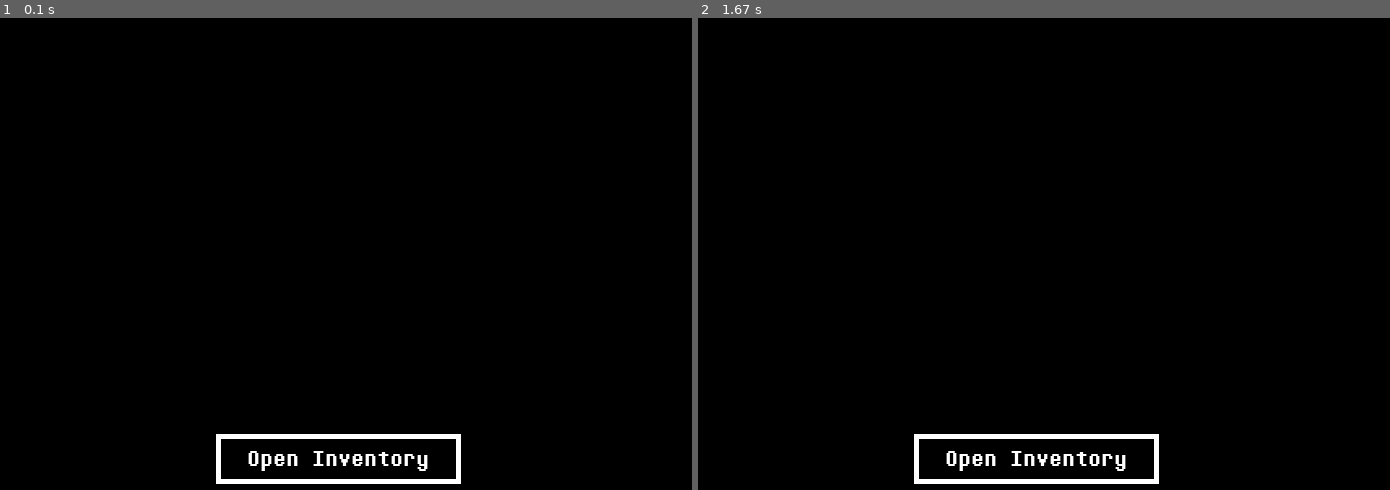
Above: before the commit, frames 1-2 (left to right).
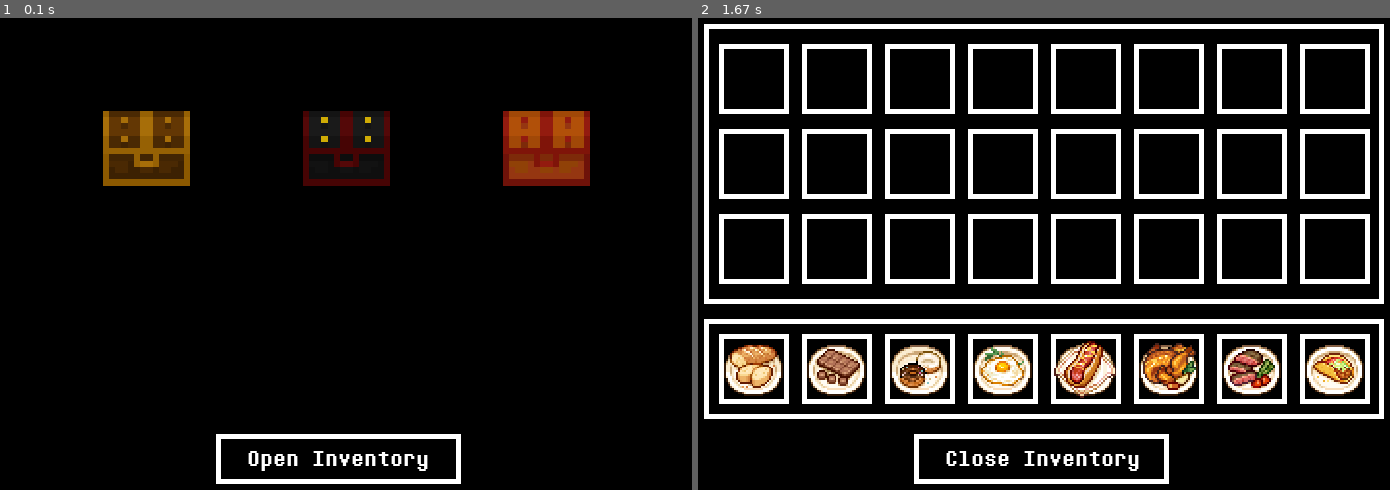
Above: after the commit, the same moments.

Repository: CoffeeBeansama/Pygame-Drag-and-Drop-Inventory
Game: pygame game, started from main.py
The game is run twice, just before and just after one commit, with the same random seed, the same clock (stepped at 60 frames per second) and the same inputs.
Inputs (mouse positions are in pixels of both pictures, inside the frame that each line leads up to):
- Up to frame 1 (0.1 s): no input
- Up to frame 2 (1.67 s): press the mouse at (843, 154) at 0.37 s; move the mouse to (926, 136) at 0.47 s; release the mouse at (1016, 117) at 0.6 s

The runs differ from the first frame. In frame 1, 5.1% of the frame differs, in the area x 14-86%, y 19-36%; in frame 2, 25%, in the area x 0-100%, y 1-99%.

Commit message:
added multiple chests

Diff:
--- a/inventory.py
+++ b/inventory.py
@@ -13,6 +13,49 @@
         self.itemData = data
         self.itemSprite = None
 
+class ChestInventory:
+    def __init__(self):
+        self.screen = pg.display.get_surface()
+        # Sprites
+        self.items = getImageNamesInFolder(spritepath)
+        self.imageSprites = {}
+        spriteSize = (62,62)
+        for item in self.items:
+            self.imageSprites[item] = loadSprite(f"{spritepath}{item}.png",spriteSize)
+
+        # Item Slots
+        self.xPos,self.yPos = 10,20
+        self.width,self.height = 680,280
+
+        self.itemSlots = []
+        self.maxSlots = 32
+
+        self.slotXStart = 25
+
+        rows,columns = 3,8
+        yPos = 40
+
+        self.slotSize = 70
+        self.slotXOffset = 83
+
+        for i in range(rows):
+            for j in range(columns):
+                xPos = self.slotXStart + (j * self.slotXOffset)
+                self.itemSlots.append(InventorySlot((xPos,yPos),None))
+            yPos += 85
+
+    def handleRendering(self):
+        background = drawBox(self.screen,self.xPos,self.yPos,
+                             self.width,self.height)
+
+        for slot in self.itemSlots:
+            slot.background = drawBox(self.screen,slot.pos[0],slot.pos[1],self.slotSize,self.slotSize)
+            if slot.itemData:
+               slot.itemSprite = self.screen.blit(self.imageSprites[slot.itemData],(slot.pos[0]+3,slot.pos[1]+3))
+
+    def update(self):
+        self.handleRendering()
+
 class Inventory:
     def __init__(self):
         self.screen = pg.display.get_surface()
@@ -21,11 +64,11 @@
         self.slotXOffset = 83
 
         self.initializePrimaryInventory()
-        self.initializeSecondaryInventory()
 
         self.mouseObjectSprite = None
+        self.slotToSwap = None
 
-        self.slotToSwap = None
+        self.itemChest = None
 
         self.timer = Timer(300)
 
@@ -57,23 +100,6 @@
             self.imageSprites[item] = loadSprite(f"{spritepath}{item}.png",spriteSize)
 
 
-    def initializeSecondaryInventory(self):
-        self.S_xPos,self.S_yPos = 10,20
-        self.S_width,self.S_height = 680,280
-
-        self.S_itemSlots = []
-        self.S_maxSlots = 32
-
-        self.S_slotXStart = 25
-
-        rows,columns = 3,8
-        yPos = 40
-
-        for i in range(rows):
-            for j in range(columns):
-                xPos = self.S_slotXStart + (j * self.slotXOffset)
-                self.S_itemSlots.append(InventorySlot((xPos,yPos),None))
-            yPos += 85
 
 
     def handleRendering(self):
@@ -86,16 +112,9 @@
             if slot.itemData:
                slot.itemSprite = self.screen.blit(self.imageSprites[slot.itemData],(slot.pos[0]+3,slot.pos[1]+3))
 
-
         # Secondary Inventory
-        S_background = drawBox(self.screen,self.S_xPos,self.S_yPos,
-                             self.S_width,self.S_height)
-
-        for slot in self.S_itemSlots:
-            slot.background = drawBox(self.screen,slot.pos[0],slot.pos[1],self.slotSize,self.slotSize)
-            if slot.itemData:
-               slot.itemSprite = self.screen.blit(self.imageSprites[slot.itemData],(slot.pos[0]+3,slot.pos[1]+3))
-
+        if self.itemChest:
+           self.itemChest.handleRendering()
 
     def canHoldItem(self):
         if Mouse.pressingMouseButton() and not self.timer.activated:
@@ -108,14 +127,16 @@
 
     def onMouseRelease(self):
         if self.slotToSwap:
-           for slot in self.P_itemSlots + self.S_itemSlots:
+           for slot in self.P_itemSlots + self.itemChest.itemSlots:
                if slot.background.collidepoint(Mouse.mousePosition()):
                   self.slotToSwap.itemData,slot.itemData = slot.itemData,self.slotToSwap.itemData
            self.mouseObjectSprite = None
            self.slotToSwap = None
 
     def handleMouseEvent(self):
-        for slot in self.P_itemSlots + self.S_itemSlots:
+        if not self.itemChest: return
+
+        for slot in self.P_itemSlots + self.itemChest.itemSlots:
             if slot.background:
                 if slot.background.collidepoint(Mouse.mousePosition()):
                     if self.canHoldItem():
--- /dev/null
+++ b/itemchest.py
@@ -0,0 +1,13 @@
+import pygame as pg
+from mouse import Mouse
+from support import loadSprite
+from timer import Timer
+
+class ItemChest(pg.sprite.Sprite):
+  def __init__(self,name,inventory,pos,group):
+      super().__init__(group)
+      spritePath = f"Sprites/Chests/"
+      self.inventory = inventory
+      self.image = loadSprite(f"{spritePath}{name}.png",(100,100)).convert_alpha()
+      self.rect = self.image.get_rect(topleft=pos)
+      self.hitbox = self.rect.inflate(0,0)
--- a/main.py
+++ b/main.py
@@ -1,10 +1,11 @@
 import pygame as pg
 import sys
-from inventory import Inventory
+from inventory import Inventory,ChestInventory
 from mouse import Mouse
 from settings import fontpath,white
 from timer import Timer
-from support import drawButton
+from support import drawButton,getImageNamesInFolder
+from itemchest import ItemChest
 
 class Main:
     def __init__(self):
@@ -25,6 +26,24 @@
 
         self.renderInventory = False
 
+        self.createItemChests()
+
+    def createItemChests(self):
+        self.visibleSprites = pg.sprite.Group()
+
+        chestSpritePath = "Sprites/Chests/"
+        xStart = 100
+        offset  = 200
+
+        self.itemChestInventory = [ChestInventory() for index in range(3)]
+        self.itemChestObjects = [ItemChest(sprite,
+                                           self.itemChestInventory[index],
+                                           (xStart + (index * offset),100),
+                                           self.visibleSprites)
+                                            for index,sprite in enumerate(getImageNamesInFolder(chestSpritePath))]
+
+
+
     def handleInventoryButton(self):
         # Rendering
         width = 245 if not self.renderInventory else 255
@@ -35,7 +54,15 @@
         if self.inventoryButton.collidepoint(Mouse.mousePosition()):
             if Mouse.pressingMouseButton() and not self.timer.activated:
                 self.renderInventory = True if not self.renderInventory else False
+                self.inventory.itemChest = None
                 self.timer.activate()
+
+        for chest in self.itemChestObjects:
+            if chest.rect.collidepoint(Mouse.mousePosition()):
+               if Mouse.pressingMouseButton() and not self.timer.activated:
+                  self.renderInventory = True
+                  self.inventory.itemChest = chest.inventory
+                  self.timer.activate()
 
 
     def run(self):
@@ -49,6 +76,9 @@
             self.screen.fill("black")
             self.timer.update()
             Mouse.handleMouseUpdate()
+
+
+            self.visibleSprites.draw(self.screen)
 
             self.handleInventoryButton()
 
Binary file added: Sprites/Chests/Bronze Chest.png
Binary file added: Sprites/Chests/Evil Chest.png
Binary file added: Sprites/Chests/Fire Chest.png
